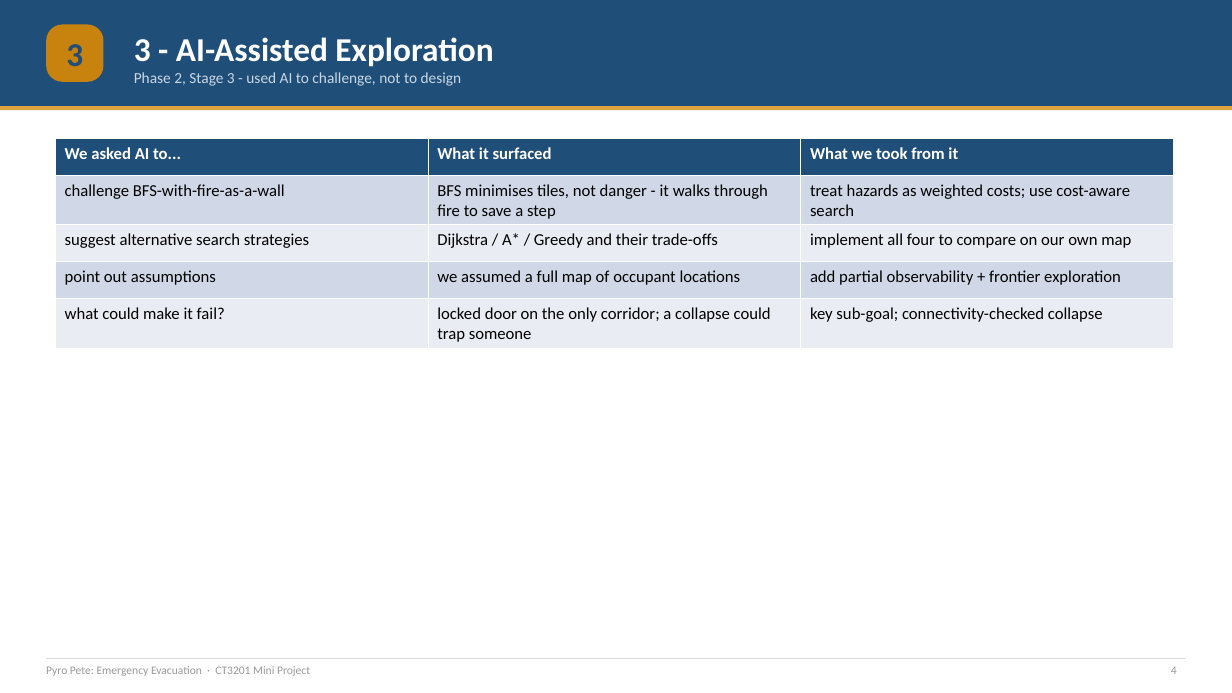
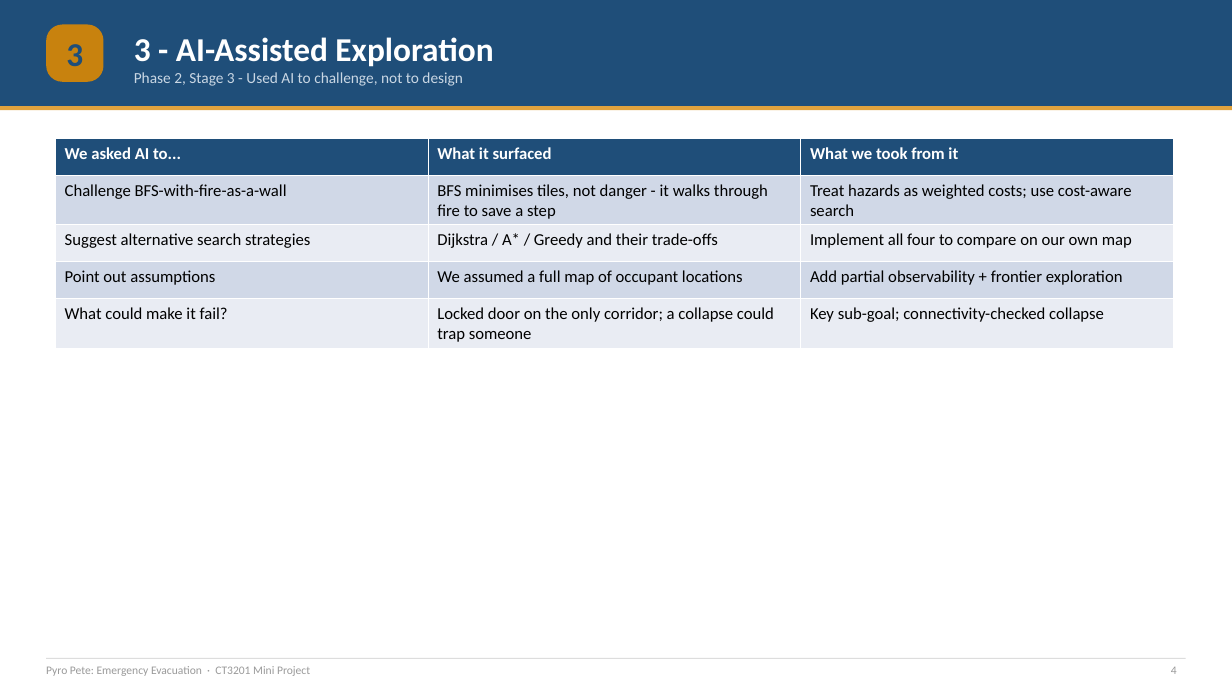
Before and after one commit to Jeb-Lee/CT3201_AI, a slide deck: slide 4 of docs/report/CT3201_Slides.pptx. Drawn at 1232x693 pixels with LibreOffice and Linux fonts; fonts in the diff are those of the drawing. Boxes give left, top, right and bottom in pixels: in the first picture for what was removed or moved away, otherwise in the second. Text is boxed around its words. In the diff, an @@ line names an element or a change of style, - is before the commit and + after.

```diff
--- a/docs/report/CT3201_Slides.pptx
+++ b/docs/report/CT3201_Slides.pptx
@@ text at bbox=[134, 72, 463, 86]: text changed @@
-Phase 2, Stage 3 - used AI to challenge, not to design
+Phase 2, Stage 3 - Used AI to challenge, not to design
@@ table at bbox=[55, 139, 1173, 346] @@
-row 2, column 1: challenge BFS-with-fire-as-a-wall
+row 2, column 1: Challenge BFS-with-fire-as-a-wall
-row 2, column 3: treat hazards as weighted costs; use cost-aware search
+row 2, column 3: Treat hazards as weighted costs; use cost-aware search
-row 3, column 1: suggest alternative search strategies
+row 3, column 1: Suggest alternative search strategies
-row 3, column 3: implement all four to compare on our own map
+row 3, column 3: Implement all four to compare on our own map
-row 4: point out assumptions | we assumed a full map of occupant locations | add partial observability + frontier exploration
+row 4: Point out assumptions | We assumed a full map of occupant locations | Add partial observability + frontier exploration
-row 5: what could make it fail? | locked door on the only corridor; a collapse could trap someone | key sub-goal; connectivity-checked collapse
+row 5: What could make it fail? | Locked door on the only corridor; a collapse could trap someone | Key sub-goal; connectivity-checked collapse
```
Also in this commit, not shown: 7 other slides changed.
